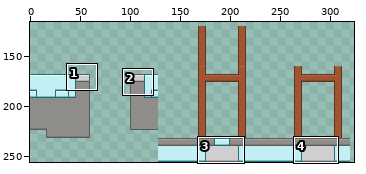
Sprite sheet -- Tomaszon Simplistic Pack/assets/minecraft/textures/models/armor/diamond_layer_2.png. Above: a wide view before the commit, with the close-up outlined.
Close-up. Before:
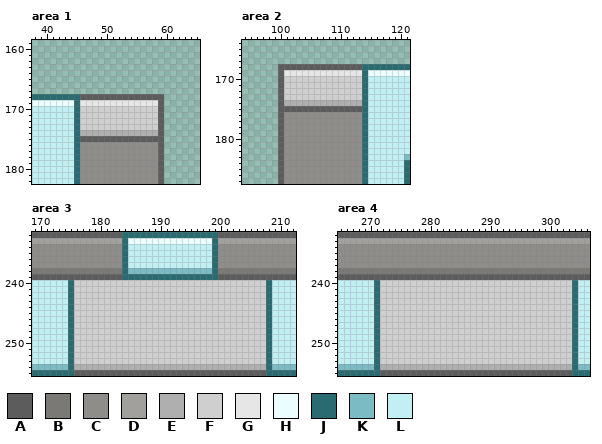
The file is 512x256 pixels. Shown: area 1: x 38..65, y 159..182; area 2: x 94..121, y 164..187; area 3: x 169..212, y 232..255; area 4: x 265..306, y 232..255. The wide view leaves out empty margins.
Palette (. is transparent): A #5c5c5c  B #7b7976  C #8f8d8a  D #a2a09d  E #afafaf  F #cfcfcf  G #e6e6e6  H #ecfdff  J #296b71  K #7bbcc4  L #c1eff4
The same view after the edit:
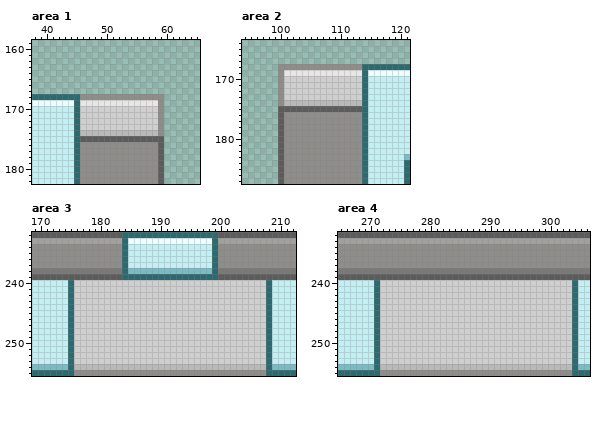
Change:
colour E: #afafaf -> #b9b9b9
Area 1:
y 168: x 46..59 AAAAAAAAAAAAAA -> CCCCCCCCCCCCCC
y 169..174: x 59 A -> C
Area 2:
y 168: x 100..113 AAAAAAAAAAAAAA -> CCCCCCCCCCCCCC
y 169..174: x 100 A -> C
Area 3:
y 255: x 176..207 AAAAAAAAAAAAAAAAAAAAAAAAAAAAAAAA -> CCCCCCCCCCCCCCCCCCCCCCCCCCCCCCCC
Area 4:
y 255: x 272..303 AAAAAAAAAAAAAAAAAAAAAAAAAAAAAAAA -> CCCCCCCCCCCCCCCCCCCCCCCCCCCCCCCC
Changed places in both close-ups, as pixel boxes (x1, y1, x2, y2):
changed: (80, 94, 164, 136)
changed: (278, 64, 362, 106)
changed: (74, 364, 266, 376)
changed: (380, 364, 572, 376)
